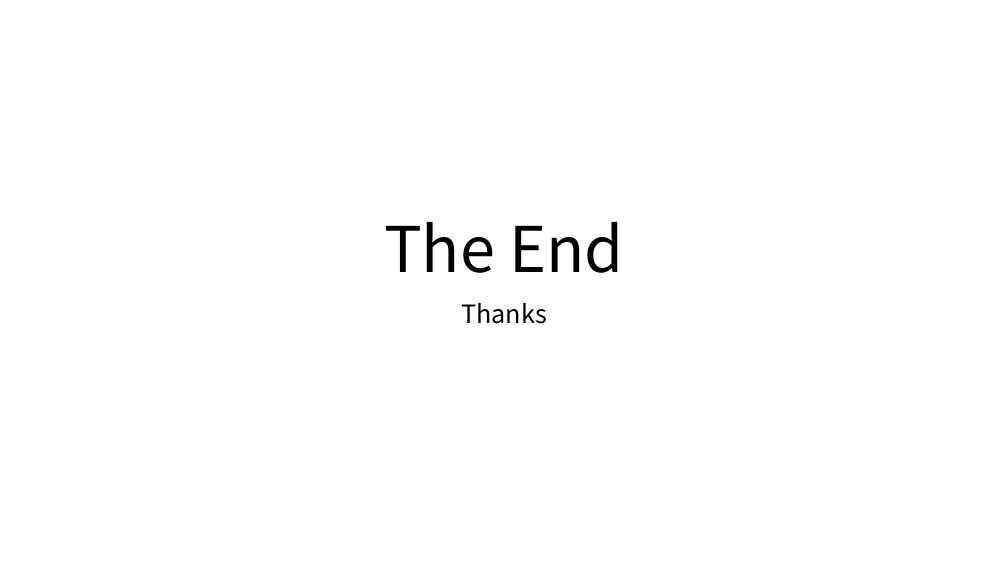
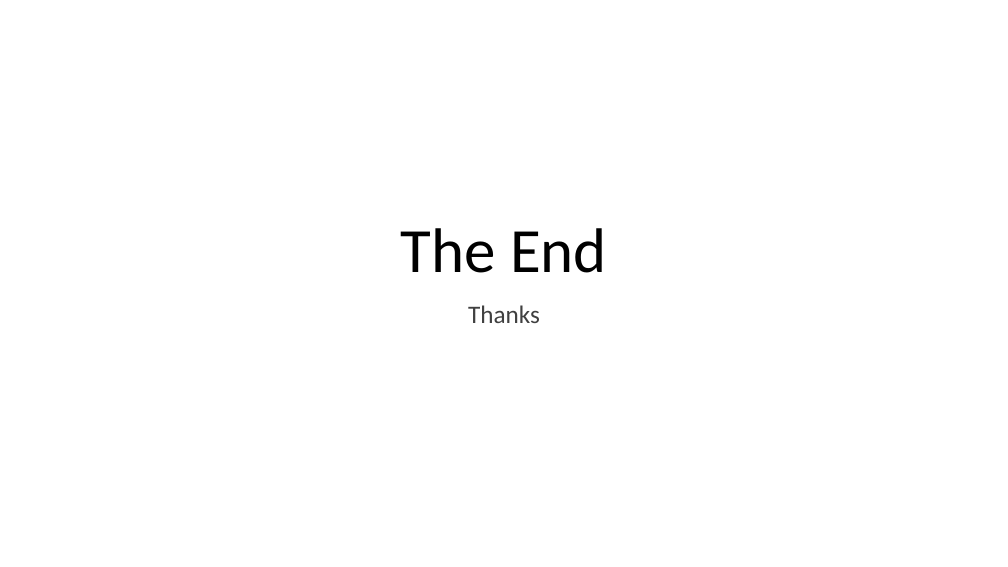
Before and after one commit to whitebkues1/ppt, a slide deck: slide 25 of xianzheng.pptx (slide 20 before the commit). Drawn at 1008x567 pixels with LibreOffice and Linux fonts; fonts in the diff are those of the drawing. Boxes give left, top, right and bottom in pixels: in the first picture for what was removed or moved away, otherwise in the second. Text is boxed around its words. In the diff, an @@ line names an element or a change of style, - is before the commit and + after.

```diff
--- a/xianzheng.pptx
+++ b/xianzheng.pptx
@@ title "The End" at bbox=[401, 228, 607, 273]: font Noto Sans CJK SC to Calibri @@
@@ subtitle "Thanks" at bbox=[468, 305, 540, 323]: font Noto Sans CJK SC to Calibri, text colour #000000 to #404040 @@
```
Also in this commit, not shown: 14 other slides changed, 8 slides added, 3 slides removed, 11 other files.
